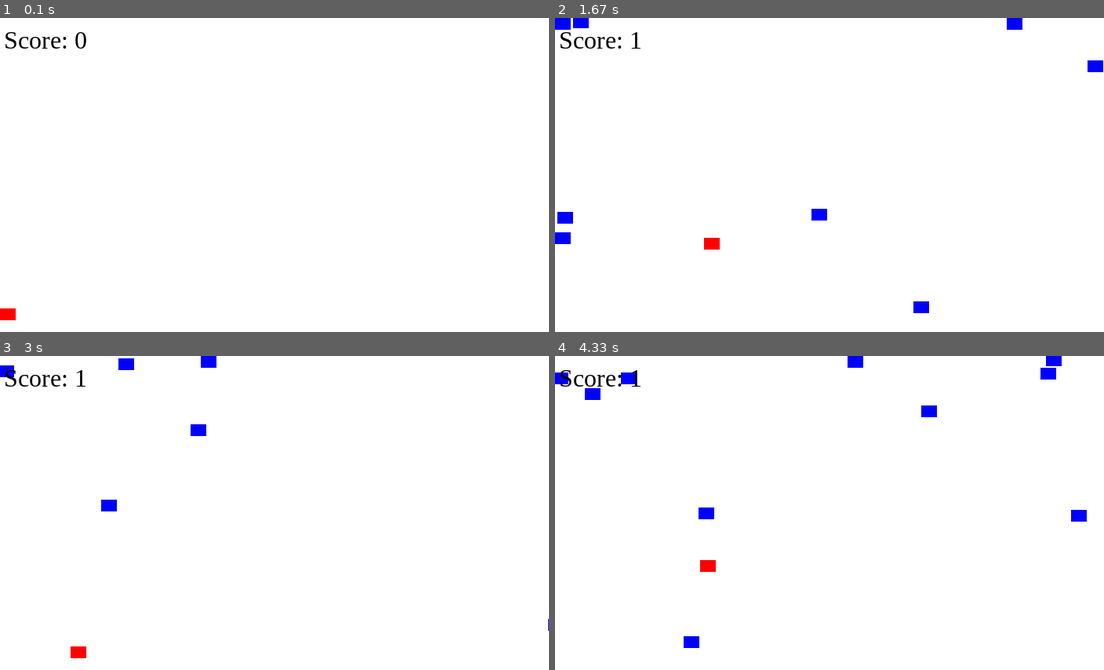
Above: before the commit, frames 1-4 (two rows, left to right).
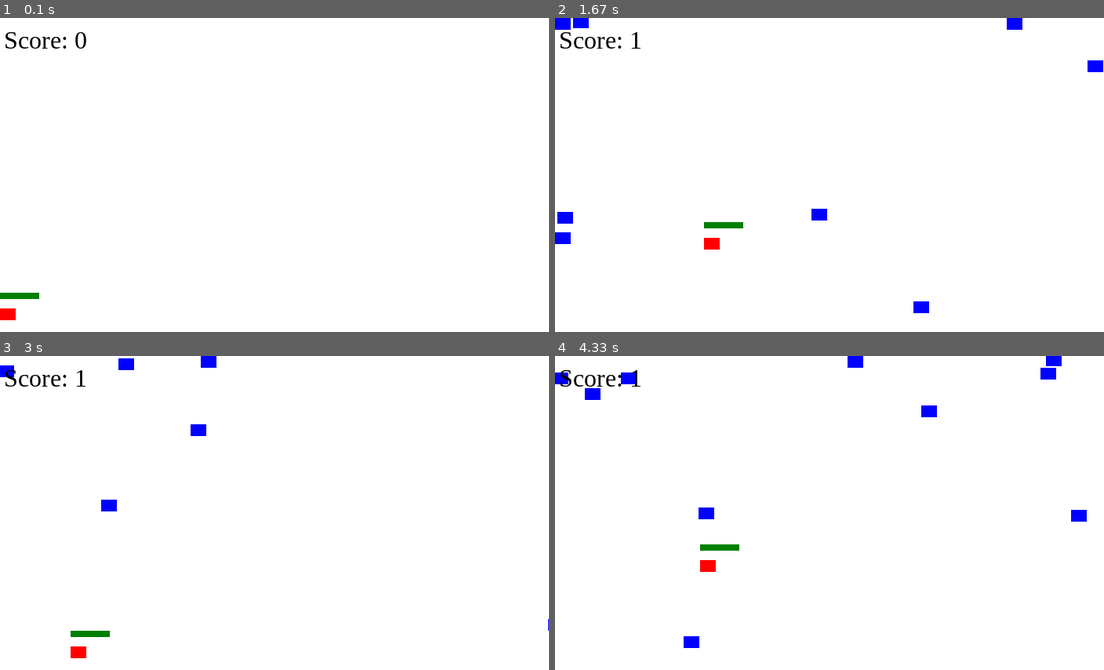
Above: after the commit, the same moments.

Repository: yangxqiao/PyGame
Game: pygame game, started from py_game/spaceship_game.py
Two runs of this game, one before a commit and one after it. Both use one fixed random seed, a clock stepped at 60 frames per second and the inputs below.
Inputs (mouse positions are in pixels of both pictures, inside the frame that each line leads up to):
- Up to frame 1 (0.1 s): no input
- Up to frame 2 (1.67 s): hold Right 0.33-0.8 s; hold Up 0.83-1.13 s; click (1005, 165) at 1.22 s; hold Right from 1.5 s (still down)
- Up to frame 3 (3 s): release Right at 1.97 s; hold Left 2-2.53 s; hold Down 2.57-2.87 s; hold Left from 2.9 s (still down)
- Up to frame 4 (4.33 s): release Left at 3.3 s; hold Up 3.33-3.7 s; hold Right from 3.73 s (still down)

The runs differ from the first frame. In frame 1, 0.1% of the frame differs, in the area x 0-8%, y 87-90%; in frame 2, 0.1%; in frame 3, 0.1%; in frame 4, 0.1%.

Commit message:
Add a simple way to end the game

Diff:
--- a/py_game/spaceship_game.py
+++ b/py_game/spaceship_game.py
@@ -18,6 +18,8 @@
 def draw_screen():
     screen.fill(WHITE)
     all_sprites_list.draw(screen)
+    pygame.draw.rect(screen, (255, 0, 0), (player.rect.x, player.rect.y - 20, 50, 8))
+    pygame.draw.rect(screen, (0, 128, 0), (player.rect.x, player.rect.y - 20, 50 - (5 * (10 - player.health)), 8))
     score_text = my_font.render("Score: {0}".format(score), 3, (0, 0, 0))
     screen.blit(score_text, (5, 10))
     pygame.display.flip()
@@ -66,24 +68,34 @@
         self.vel = vel
         self.rect.x = pos[0]
         self.rect.y = pos[1]
+        self.health = 10
+        self.visible = True
 
     def update_position(self):
+            self.collide()
+            keys = pygame.key.get_pressed()
 
-        keys = pygame.key.get_pressed()
+            if keys[pygame.K_LEFT] and self.rect.x > self.vel:
+                self.rect.x -= self.vel
 
-        if keys[pygame.K_LEFT] and self.rect.x > self.vel:
-            self.rect.x -= self.vel
-            # self.image = pygame.transform.rotate(self.image, 15)
+            if keys[pygame.K_RIGHT] and self.rect.x < SCREEN_WIDTH - self.width - self.vel:
+                self.rect.x += self.vel
 
-        if keys[pygame.K_RIGHT] and self.rect.x < SCREEN_WIDTH - self.width - self.vel:
-            self.rect.x += self.vel
-            # self.image = pygame.transform.rotate(self.image, -15)
+            if keys[pygame.K_UP] and self.rect.y > self.vel:
+                self.rect.y -= self.vel
 
-        if keys[pygame.K_UP] and self.rect.y > self.vel:
-            self.rect.y -= self.vel
+            if keys[pygame.K_DOWN] and self.rect.y < SCREEN_HEIGHT - self.height - self.vel:
+                self.rect.y += self.vel
 
-        if keys[pygame.K_DOWN] and self.rect.y < SCREEN_HEIGHT - self.height - self.vel:
-            self.rect.y += self.vel
+    def collide(self):
+        blocks_hit_list = pygame.sprite.spritecollide(self, enemy_list, True)
+
+        for _ in blocks_hit_list:
+            if self.health > 0:
+                self.health -= 1
+            else:
+                self.visible = False
+            print('hit')
 
 
 class Enemy(Block):
@@ -144,15 +156,9 @@
             all_sprites_list.add(bullet)
             bullet_list.add(bullet)
 
-    # keys = pygame.key.get_pressed()
-    # if keys[pygame.K_SPACE]:
-    #     bullet = Bullet(BLACK, bullet_width, bullet_height, bullet_vel)
-    #
-    #     bullet.rect.x = player.rect.x
-    #     bullet.rect.y = player.rect.y
-    #
-    #     all_sprites_list.add(bullet)
-    #     bullet_list.add(bullet)
+        elif player.visible is False:
+            done = True
+
     if time_loop == 20:
         generate_enemy(3)
         time_loop = 0
